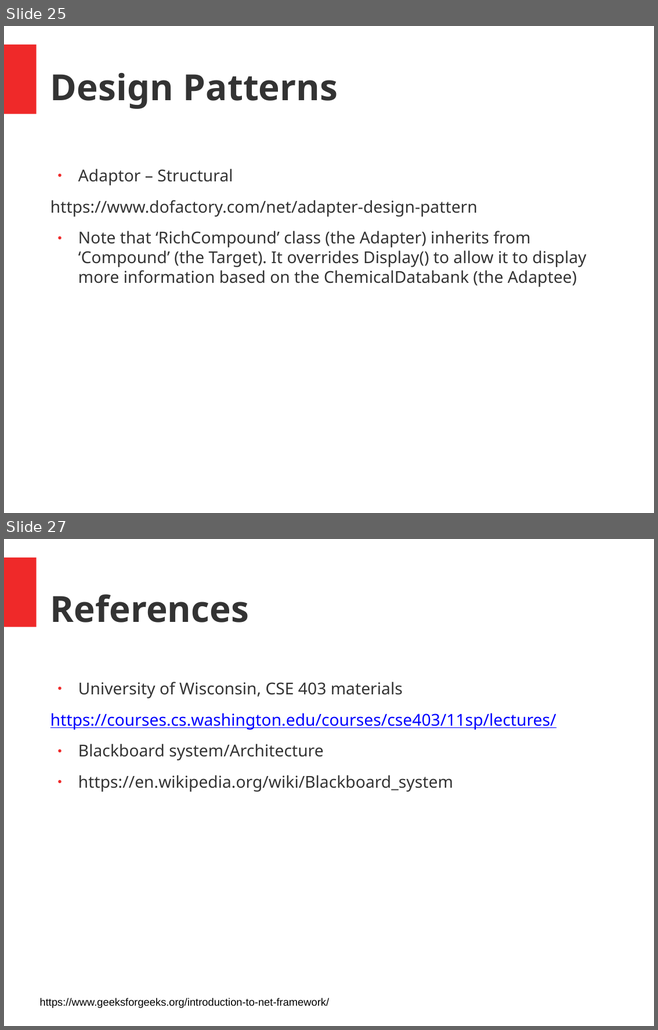
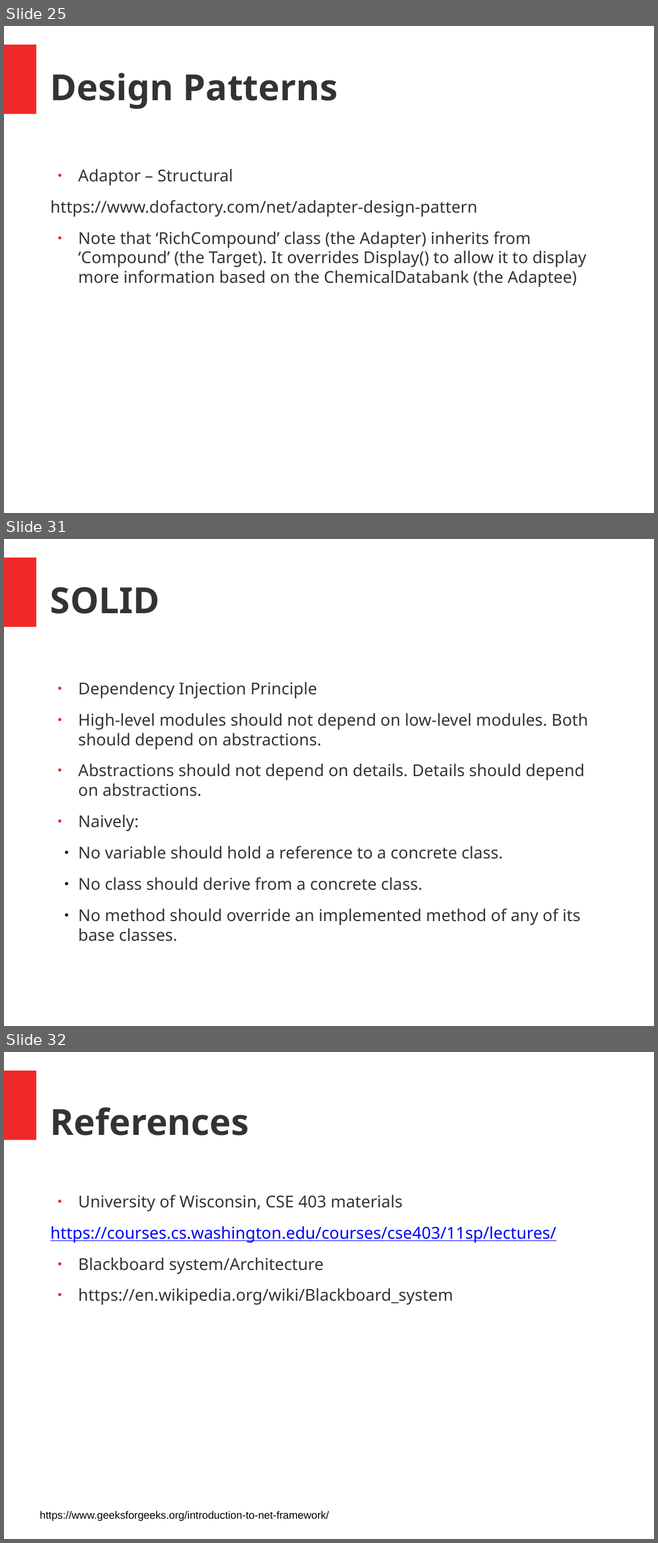
Before and after one commit to juschan/CSharp_ASPNET_Coaching, a slide deck: SE_Intro.pptx. Shown one above the other, each under a label of ours: slides 25 and 27 before the commit, slides 25, 31 and 32 after it; the slides between them are not shown. The pictures are 658x1030 and 658x1543 pixels, drawn with LibreOffice and Linux fonts; fonts in the diff are those of the drawing. Boxes give left, top, right and bottom in pixels: in the first picture for what was removed or moved away, otherwise in the second. Text is boxed around its words. In the diff, an @@ line names an element or a change of style, - is before the commit and + after.

Commit message:
Added details for SOLID

```diff
--- a/SE_Intro.pptx
+++ b/SE_Intro.pptx
@@ slide 31 added at <box>4,539,654,1026</box>, background #FFFFFF; not listed: 1 template element that a slide beside it also shows @@
@@ text added at <box>50,587,160,614</box>, 44 pt, text #333333, bold @@
+SOLID
@@ text added at <box>78,682,587,942</box>, 20 pt, text #333333 @@
+● Dependency Injection Principle
+● High-level modules should not depend on low-level modules. Both should depend on abstractions.
+● Abstractions should not depend on details. Details should depend on abstractions.
+● Naively:
+  ● No variable should hold a reference to a concrete class.
+  ● No class should derive from a concrete class.
+  ● No method should override an implemented method of any of its base classes.
@@ what was slide 27 is now slide 32 @@
```
Also in this commit, not shown: 1 slide changed, 4 other slides added.
